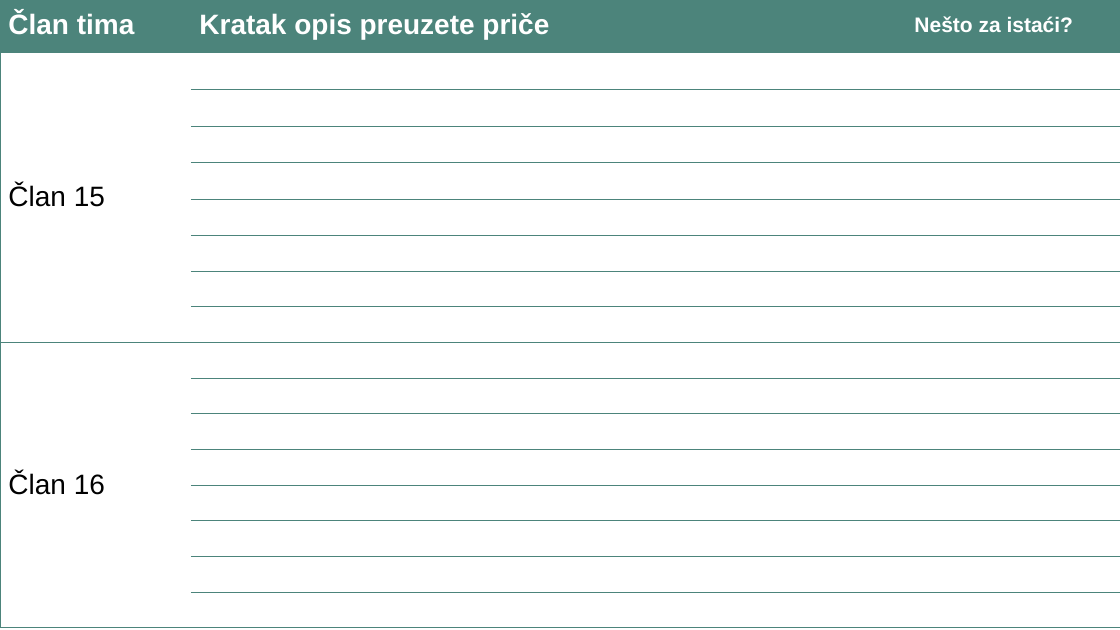
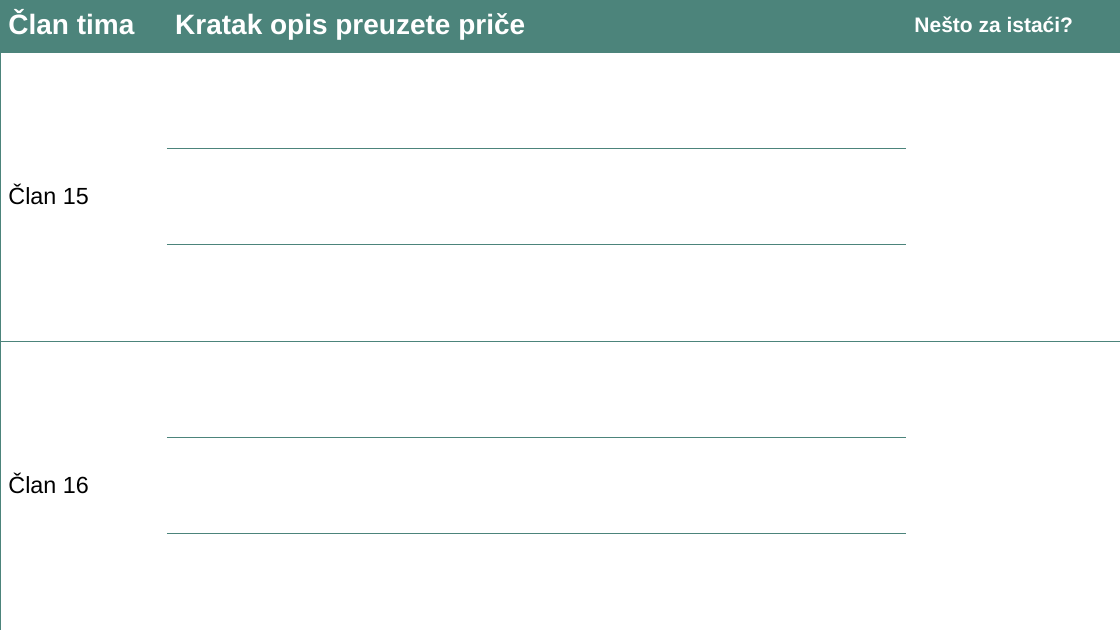
Before and after one commit to psw-ftn/supportive-information, a slide deck: slide 9 of s1/w2/Sprint review template.pptx. Drawn at 1120x630 pixels with LibreOffice and Linux fonts; fonts in the diff are those of the drawing. Boxes give left, top, right and bottom in pixels: in the first picture for what was removed or moved away, otherwise in the second. Text is boxed around its words. In the diff, an @@ line names an element or a change of style, - is before the commit and + after.

```diff
--- a/s1/w2/Sprint review template.pptx
+++ b/s1/w2/Sprint review template.pptx
@@ table at (0, 0, 1120, 630) @@
-row 3:  |  | 
-row 4:  |  | 
-row 5:  |  | 
-row 6:  |  | 
-row 7:  |  | 
-row 13:  |  | 
-row 14:  |  | 
-row 15:  |  | 
-row 16:  |  | 
-row 17:  |  | 
```
Also in this commit, not shown: 11 other slides changed.
